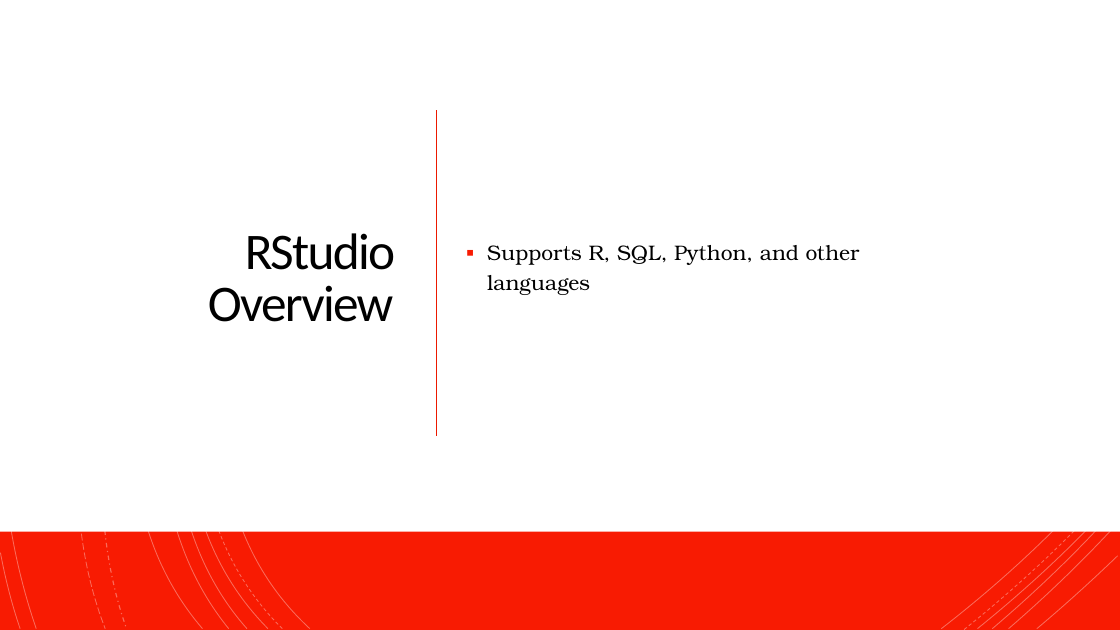
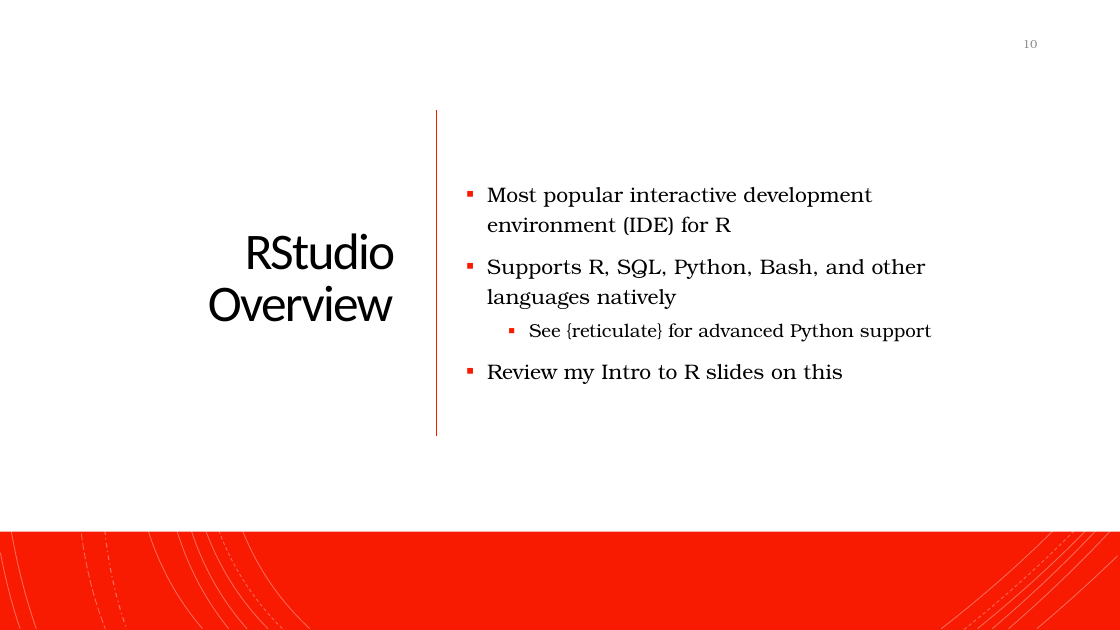
Before and after one commit to NeuroShepherd/R_Coding_Presentations, a slide deck: slide 10 of RStudio, Git, and Github/RStudio_Git_Github.pptx. Drawn at 1120x630 pixels with LibreOffice and Linux fonts; fonts in the diff are those of the drawing. Boxes give left, top, right and bottom in pixels: in the first picture for what was removed or moved away, otherwise in the second. Text is boxed around its words. In the diff, an @@ line names an element or a change of style, - is before the commit and + after.

Commit message:
Commit to ggplot2 presentation; complete draft of rstudio/git presentation; minor edits to Intro to R

```diff
--- a/RStudio, Git, and Github/RStudio_Git_Github.pptx
+++ b/RStudio, Git, and Github/RStudio_Git_Github.pptx
@@ page number added at (1023, 40, 1037, 48), 10 pt, text #8C8C8C @@
+10
@@ text at (487, 187, 932, 384): text changed @@
-▪ Supports R, SQL, Python, and other languages
+▪ Most popular interactive development environment (IDE) for R
+▪ Supports R, SQL, Python, Bash, and other languages natively
+  ▪ See {reticulate} for advanced Python support
+▪ Review my Intro to R slides on this
```
Also in this commit, not shown: 19 other slides changed, 1 other file.
